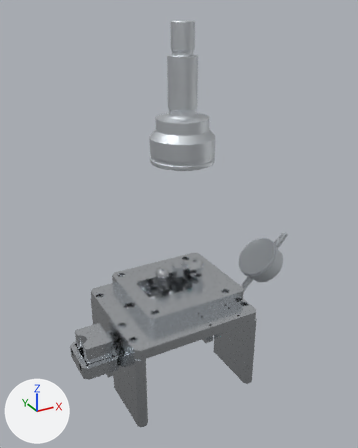
One commit to the glTF model CJ_OUTERRACE/VC_/VC_.glb: the scene before it, then after it.
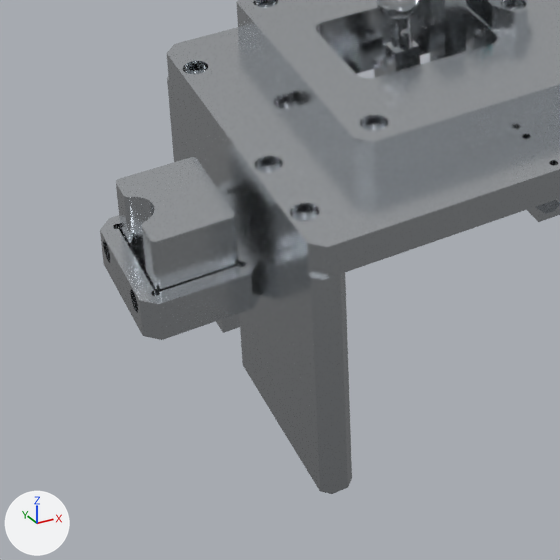
There are two pictures of each version: one whole from a 50 mm camera at (-0.2501, -0.4567, 0.4223) aimed at (-0.0007, -0.0033, 0.1956), one close up on the part from 11% to 59% of the width and 61% to 100% of the height. Lighting does not change. The marker at lower left points along +X, +Y and +Z. The first two pictures are the older version. Where no turn or scale is listed for an object, it has been applied to the vertices.

The first close-up shows 'Action 1', 'Action 2', 'VC_.015', 'VC_.016', 'VC_.020', 'VC_.023', 'VC_.025', 'VC_.026' and 1 more.
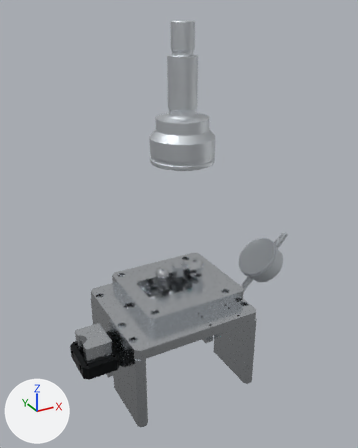
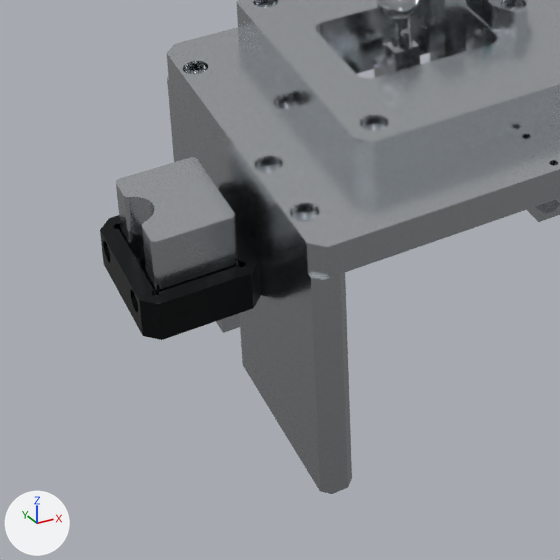
Boxes [x1, y1, x2, y2] around the edits, measured in the close-ups (560 x 560 px):
'VC_.026', recoloured (light grey to black): [100, 215, 261, 340] in both

Patch to the scene script:
```diff
--- a/CJ_OUTERRACE/VC_/VC_.glb.py
+++ b/CJ_OUTERRACE/VC_/VC_.glb.py
@@ mat_opaque_255_255_255__002 @@
+mat_opaque_255_255_255__002 = principled_material('Opaque(255,255,255).002')
+mat_opaque_255_255_255__002.base_color = (0.0252, 0.0273, 0.0284)  # black #2c2e2f
+mat_opaque_255_255_255__002.metallic = 1.0
+mat_opaque_255_255_255__002.roughness = 0.4
@@ me_vc__026 @@
 me_vc__026.from_pydata(...)  # 524 vertices, 1060 faces; spans x -0.1346..-0.0916, y -0.0351..0.0179, z 0.05..0.065
-me_vc__026.materials.append(mat_opaque_255_255_255)  # light grey #d0d4d8
+me_vc__026.materials.append(mat_opaque_255_255_255__002)  # black #2c2e2f
```
